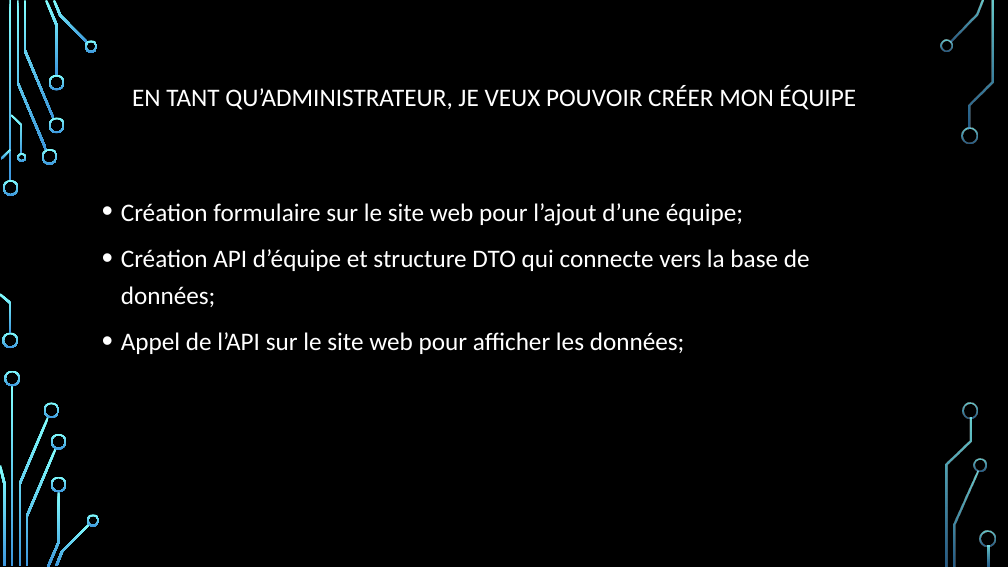
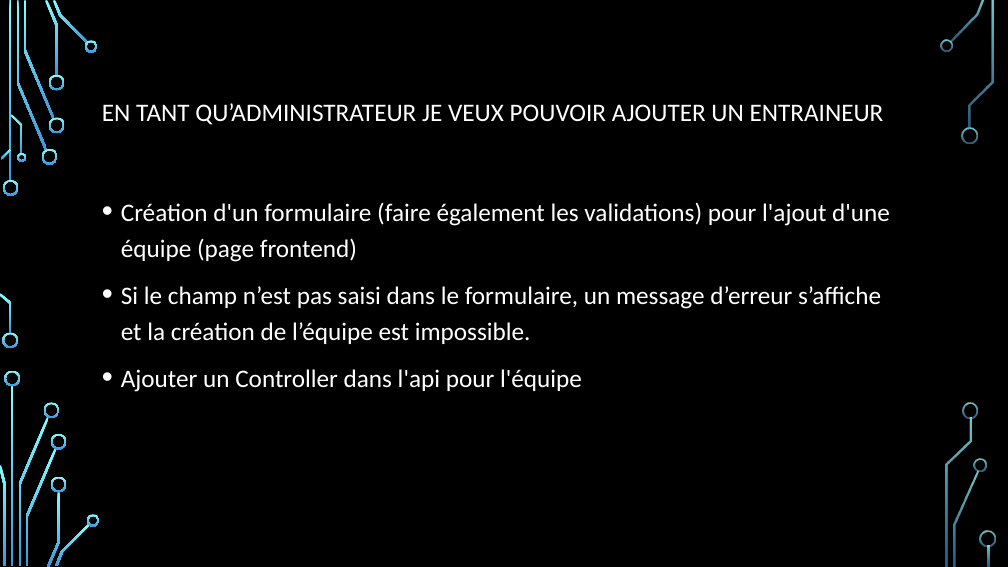
Before and after one commit to DFC-Informatique-Cegep-de-Sainte-Foy/GestionEquipesSportives, a slide deck: slide 7 of Documentation/Revue 2/Presentation_Revue_2.pptx. Drawn at 1008x567 pixels with LibreOffice and Linux fonts; fonts in the diff are those of the drawing; background and template pictures are left out. Boxes give left, top, right and bottom in pixels: in the first picture for what was removed or moved away, otherwise in the second. Text is boxed around its words. In the diff, an @@ line names an element or a change of style, - is before the commit and + after.

```diff
--- a/Documentation/Revue 2/Presentation_Revue_2.pptx
+++ b/Documentation/Revue 2/Presentation_Revue_2.pptx
@@ title at [102, 103, 884, 125]: text changed @@
-EN TANT QU’ADMINISTRATEUR, JE VEUX POUVOIR CRÉER MON ÉQUIPE
+EN TANT QU’ADMINISTRATEUR JE VEUX POUVOIR AJOUTER UN ENTRAINEUR
@@ text at [121, 202, 890, 392]: text changed @@
-• Création formulaire sur le site web pour l’ajout d’une équipe;
-• Création API d’équipe et structure DTO qui connecte vers la base de données;
-• Appel de l’API sur le site web pour afficher les données;
+• Création d'un formulaire (faire également les validations) pour l'ajout d'une équipe (page frontend)
+• Si le champ n’est pas saisi dans le formulaire, un message d’erreur s’affiche et la création de l’équipe est impossible.
+• Ajouter un Controller dans l'api pour l'équipe
```
Also in this commit, not shown: 8 other slides changed, 2 slides added, 1 other file.
